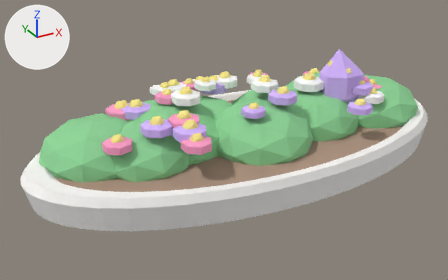
Renders of the OBJ model assets/meshes/LobbyFlowerBed.obj from each side of a commit.
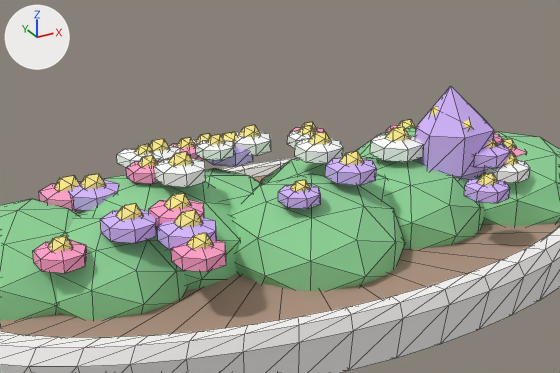
Each version is shown whole from a 50 mm lens placed at (-6.89, -11.43, 6.3), pointed at (-0.59, 0.03, 0.57), then close up on the part from 19% to 90% of the width and 0% to 76% of the height. Arrows for +X, +Y and +Z are at upper left; the lights stay in place. The older version's two pictures come first. The close-ups show mesh edges as thin lines. Where no turn or scale is listed for an object, it has been applied to the vertices.

Before the edit, the objects in view are built like this:
```python
me_curb = bpy.data.meshes.new('Curb')
me_curb.from_pydata(...)  # 288 vertices, 480 faces; spans x -5.15..5.15, y -2.58..2.58, z 0.0..0.72
me_curb.materials.append(mat_curb)  # white #fbf8f6
me_flowerb = bpy.data.meshes.new('FlowerB')
me_flowerb.from_pydata(...)  # 160 vertices, 280 faces; spans x -1.76..3.22, y -1.17..2.04, z 1.15..1.88
me_flowerb.materials.append(mat_flowerb)  # white #ffffff
# before: 64 (-1.65, 1.8, 1.35) at pixel (117, 163), 66 (-1.65, 1.8, 1.48) at pixel (116, 154), 68 (-1.46, 1.95, 1.35), 70 (-1.46, 1.95, 1.48) at pixel (125, 148)
me_flowerc = bpy.data.meshes.new('FlowerC')
me_flowerc.from_pydata(...)  # 160 vertices, 280 faces; spans x -2.77..3.03, y -1.73..1.4, z 0.76..2.41
me_flowerc.materials.append(mat_flowerc)  # purple #d5b7ff
me_hearts = bpy.data.meshes.new('Hearts')
me_hearts.from_pydata(...)  # 360 vertices, 600 faces; spans x -3.45..3.41, y -1.57..1.89, z 1.22..2.15
me_hearts.materials.append(mat_hearts)  # yellow #ffef8f
ob_curb = bpy.data.objects.new('Curb', me_curb)
ob_curb.location = (0.0, 0.0, 0.0)
ob_flowerb = bpy.data.objects.new('FlowerB', me_flowerb)
ob_flowerb.location = (0.0, 0.0, 0.0)
ob_flowerc = bpy.data.objects.new('FlowerC', me_flowerc)
ob_flowerc.location = (0.0, 0.0, 0.0)
ob_hearts = bpy.data.objects.new('Hearts', me_hearts)
ob_hearts.location = (0.0, 0.0, 0.0)
# also in view: 'Soil' at (0.0, 0.0, 0.25); 'Leaves' at (0.0, -0.02, 0.75); 'FlowerA' at (-0.01, 0.11, 1.44)
```
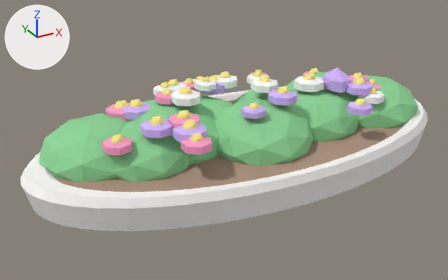
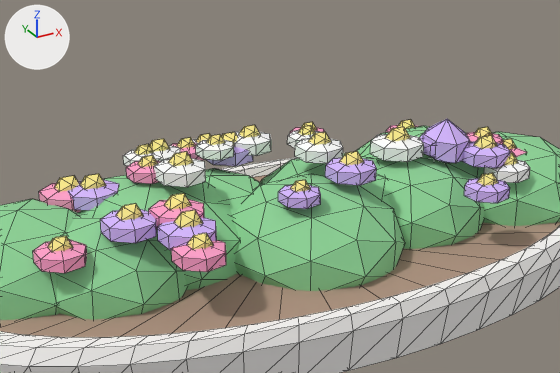
Location of each change, (x1, y1, x2, y2) in pixels of the close-ups (560 x 373 px; the box of a moved part takes in the faces that stretch with it):
'FlowerC', reshaped (20% shorter)
    before: (67, 86, 510, 250)
    after: (67, 119, 510, 250)
'FlowerB', reshaped
    before: (117, 130, 530, 187)
    after: (123, 130, 530, 187)
'Hearts', reshaped (9% shorter)
    before: (48, 106, 518, 252)
    after: (48, 119, 518, 252)
part 1 of me_flowerb, moved or reshaped
    before: (117, 149, 138, 167)
    after: (123, 150, 138, 166)
part 2 of me_flowerc, moved or reshaped
    before: (415, 86, 494, 180)
    after: (423, 119, 470, 163)
part 3 of me_hearts, moved or reshaped (not visible afterwards)
    before: (430, 106, 472, 129)

Diff of the bpy script that builds the scene:
```diff
--- a/assets/meshes/LobbyFlowerBed.obj.py
+++ b/assets/meshes/LobbyFlowerBed.obj.py
@@ me_flowerb @@
 me_flowerb.from_pydata(...)  # 160 vertices, 280 faces; spans x -1.76..3.22, y -1.17..2.04, z 1.15..1.88
 # used by ob_flowerb; location = (0.0, 0.0, 0.0)
+# me_flowerb part 1
+for i in [64, 66, 68, 70]: me_flowerb.vertices[i].co += Vector((0.06, -0.08, 0.0))
 me_flowerb.materials.append(mat_flowerb)
@@ me_flowerc @@
 # used by ob_flowerc; location = (0.0, 0.0, 0.0)
-me_flowerc.from_pydata(...)  # 160 vertices, 280 faces; spans x -2.77..3.03, y -1.73..1.4, z 0.76..2.41
+me_flowerc.from_pydata(...)  # 160 vertices, 280 faces; spans x -2.77..3.03, y -1.73..1.4, z 1.22..1.95
+# me_flowerc part 2: 16 of 160 vertices moved; they spanned x 1.84..2.95, y -0.8..0.06, z 0.76..2.41 and now span x 2.02..2.64, y -0.61..0.04, z 1.33..1.95; mean shift (-0.04, 0.05, 0.02); largest move (2.32, -0.28, 0.76) -> (2.33, -0.3, 1.33)
 me_flowerc.materials.append(mat_flowerc)
@@ me_hearts @@
 # used by ob_hearts; location = (0.0, 0.0, 0.0)
-me_hearts.from_pydata(...)  # 360 vertices, 600 faces; spans x -3.45..3.41, y -1.57..1.89, z 1.22..2.15
-me_hearts.vertices[348].co = (2.04, -0.28, 2.15)  # pixel (432, 107)
-me_hearts.vertices[349].co = (2.61, -0.28, 2.15)  # pixel (466, 101)
-me_hearts.vertices[352].co = (2.32, -0.6, 1.61)
-me_hearts.vertices[353].co = (2.32, -0.75, 1.98)  # pixel (470, 126)
-me_hearts.vertices[355].co = (2.32, -0.01, 1.98)
-me_hearts.vertices[356].co = (2.6, -0.15, 1.78)
-me_hearts.vertices[357].co = (2.64, -0.51, 1.78)
-me_hearts.vertices[358].co = (2.05, -0.15, 1.78)
-me_hearts.vertices[359].co = (2.01, -0.51, 1.78)
+me_hearts.from_pydata(...)  # 360 vertices, 600 faces; spans x -3.45..3.41, y -1.57..1.89, z 1.22..1.97
+# me_hearts part 3
+me_hearts.vertices[348].co = (2.24, -0.3, 1.84)
+me_hearts.vertices[349].co = (2.42, -0.29, 1.83)
+me_hearts.vertices[352].co = (2.32, -0.41, 1.61)
+me_hearts.vertices[353].co = (2.31, -0.42, 1.79)
+me_hearts.vertices[355].co = (2.32, -0.16, 1.77)
+me_hearts.vertices[356].co = (2.46, -0.2, 1.69)
+me_hearts.vertices[357].co = (2.46, -0.36, 1.69)
+me_hearts.vertices[358].co = (2.2, -0.2, 1.69)
+me_hearts.vertices[359].co = (2.19, -0.37, 1.7)
 me_hearts.materials.append(mat_hearts)
```
